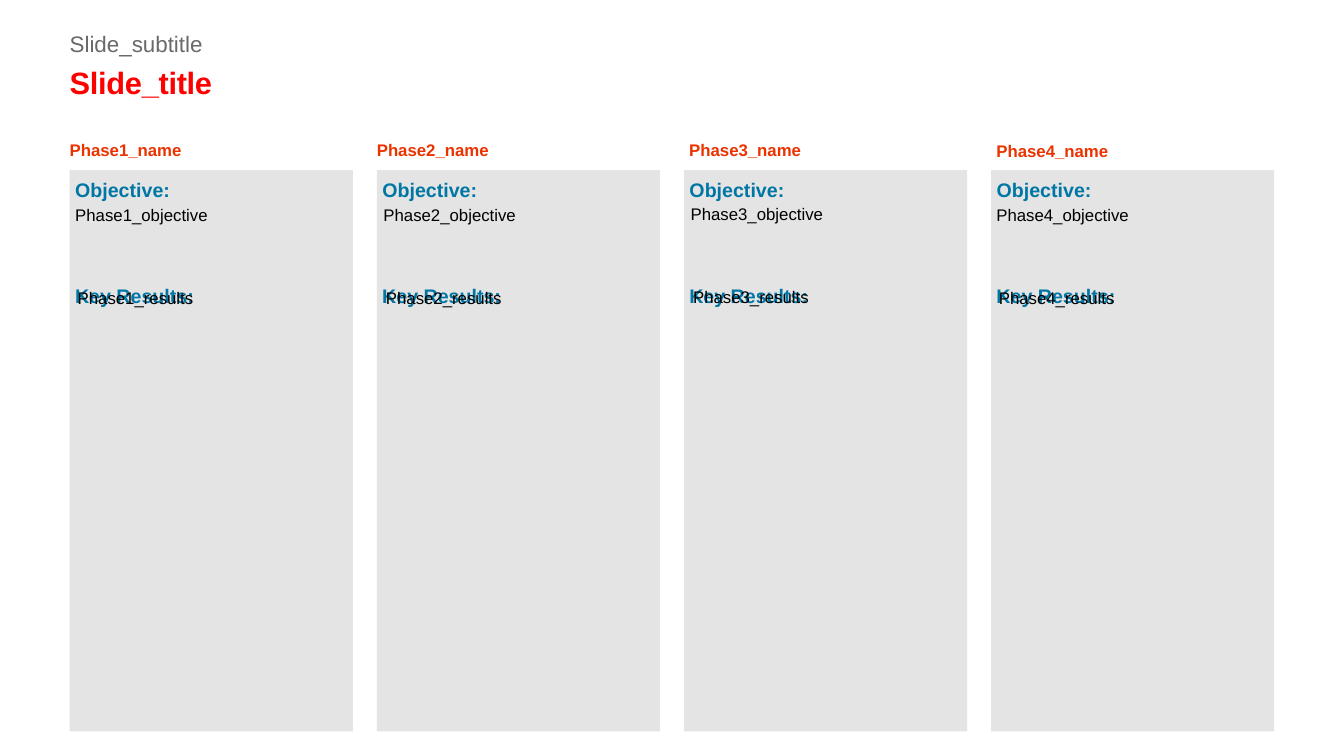
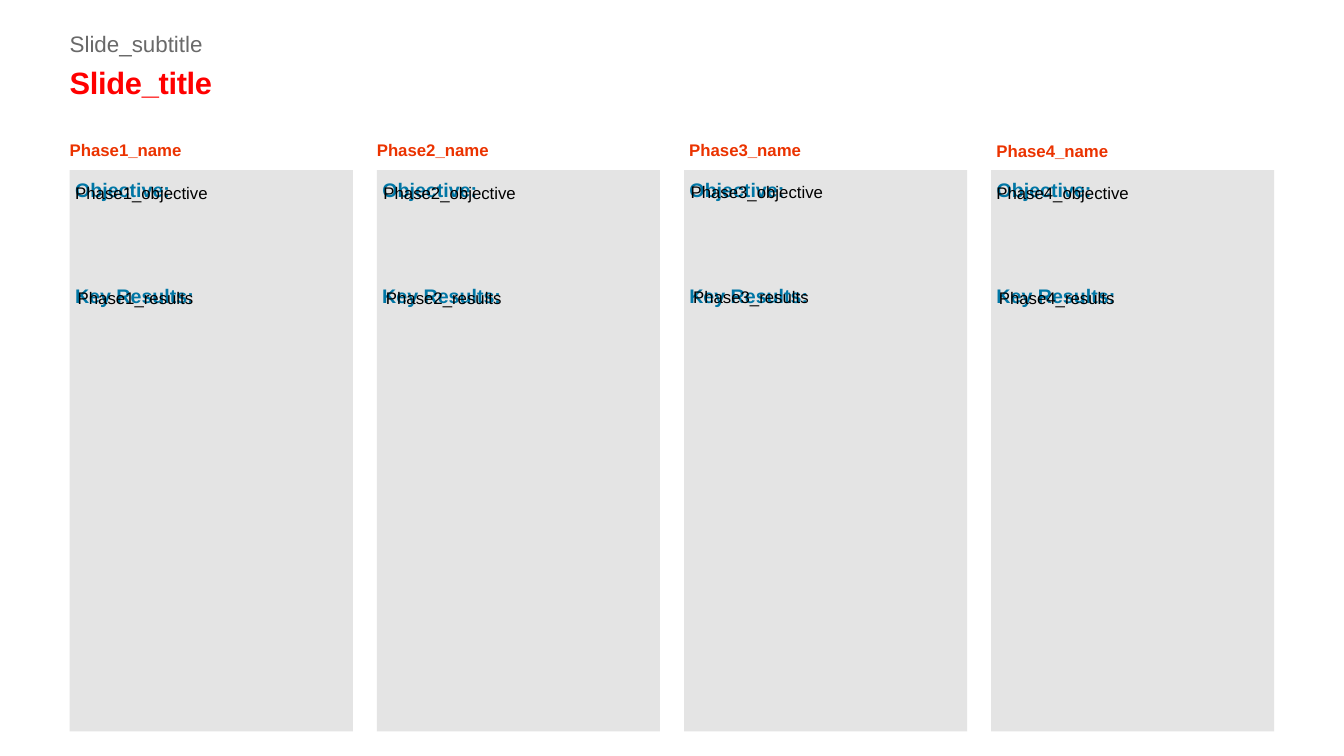
Before and after one commit to xpistos90210/templates, a slide deck: slide 1 of OKRs_template.pptx. Drawn at 1344x756 pixels with LibreOffice and Linux fonts; fonts in the diff are those of the drawing. Boxes give left, top, right and bottom in pixels: in the first picture for what was removed or moved away, otherwise in the second. Text is boxed around its words. In the diff, an @@ line names an element or a change of style, - is before the commit and + after.

```diff
--- a/OKRs_template.pptx
+++ b/OKRs_template.pptx
@@ text "Phase3_objective": place and size @@
-text "Phase3_objective" at (691, 208, 823, 224)
+text "Phase3_objective" at (691, 184, 823, 202)
@@ 3 texts: place and size @@
-3 texts at (75, 209, 1128, 225)
+3 texts at (75, 185, 1128, 203)
```
